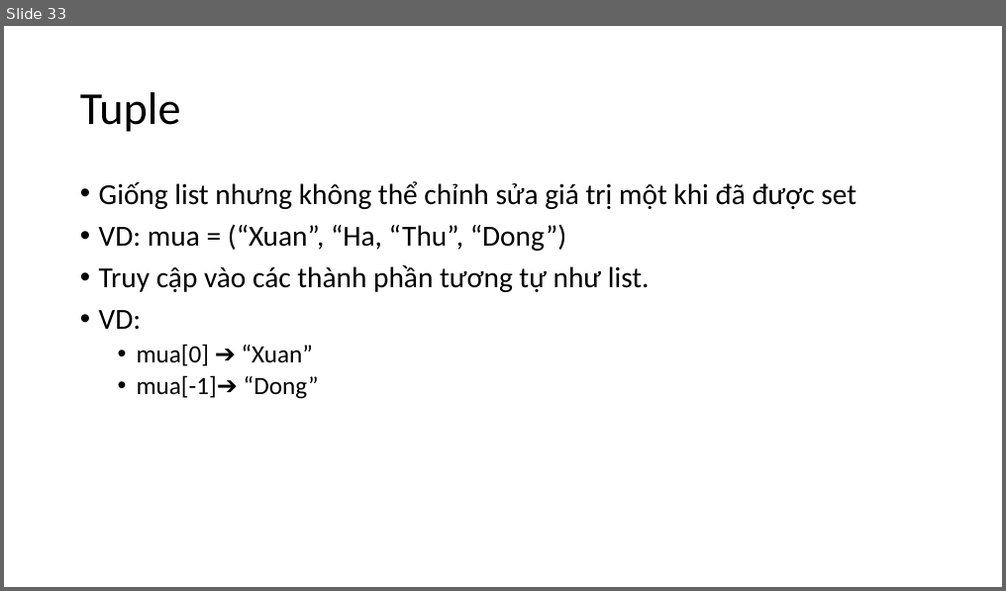
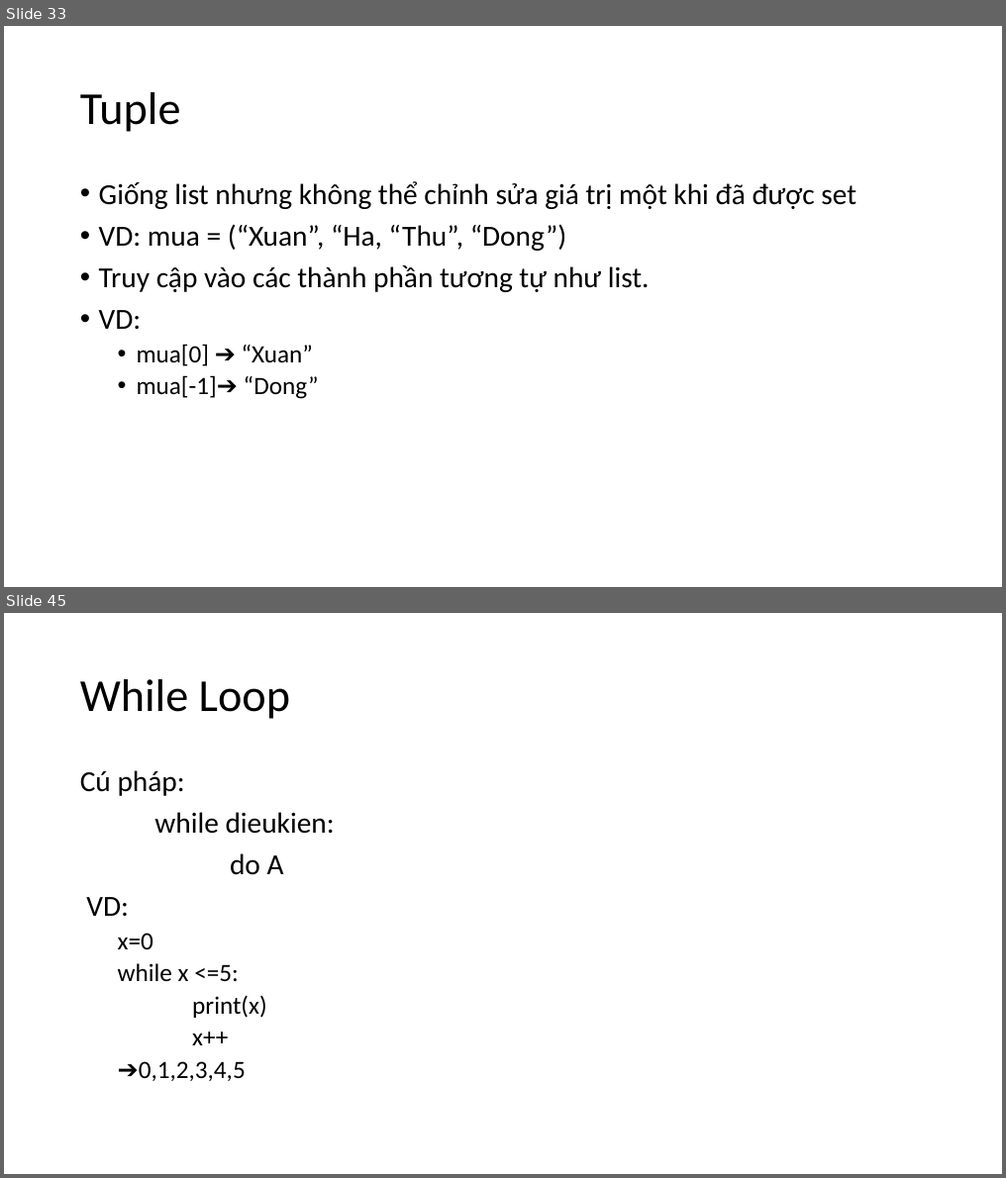
Before and after one commit to levinhhoang16/PyOpenCVCourse, a slide deck: Lecture/PythonCoban.pptx. Shown one above the other, each under a label of ours: slide 33 before the commit, slides 33 and 45 after it; the slides between them are not shown. The pictures are 1006x591 and 1006x1178 pixels, drawn with LibreOffice and Linux fonts; fonts in the diff are those of the drawing. Boxes give left, top, right and bottom in pixels: in the first picture for what was removed or moved away, otherwise in the second. Text is boxed around its words. In the diff, an @@ line names an element or a change of style, - is before the commit and + after.

```diff
--- a/Lecture/PythonCoban.pptx
+++ b/Lecture/PythonCoban.pptx
@@ slide 45 added at [4, 613, 1002, 1174], background #FFFFFF @@
@@ title added at [80, 679, 290, 719], 44 pt, text #000000 @@
+While Loop
@@ text added at [80, 770, 335, 1081], 24 pt, text #000000 @@
+Cú pháp:
+while dieukien:
+do A
+VD:
+  x=0
+  while x <=5:
+  print(x)
+  x++
+  ➔0,1,2,3,4,5
```
Also in this commit, not shown: 15 other slides added.
